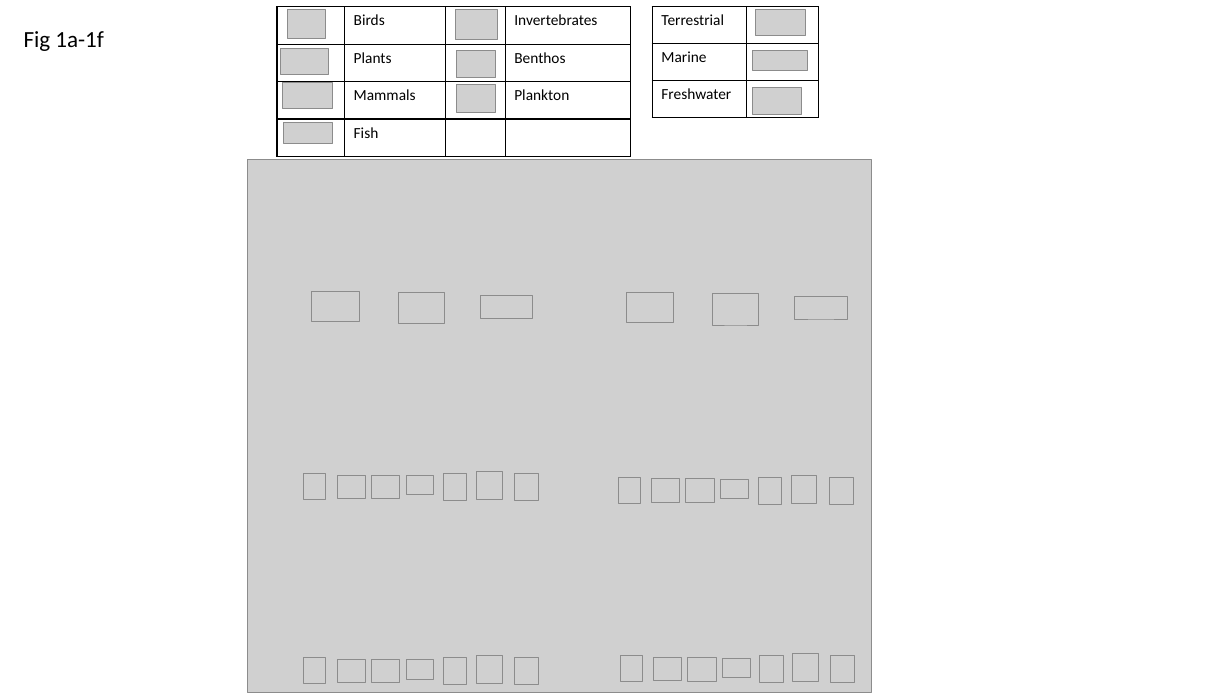
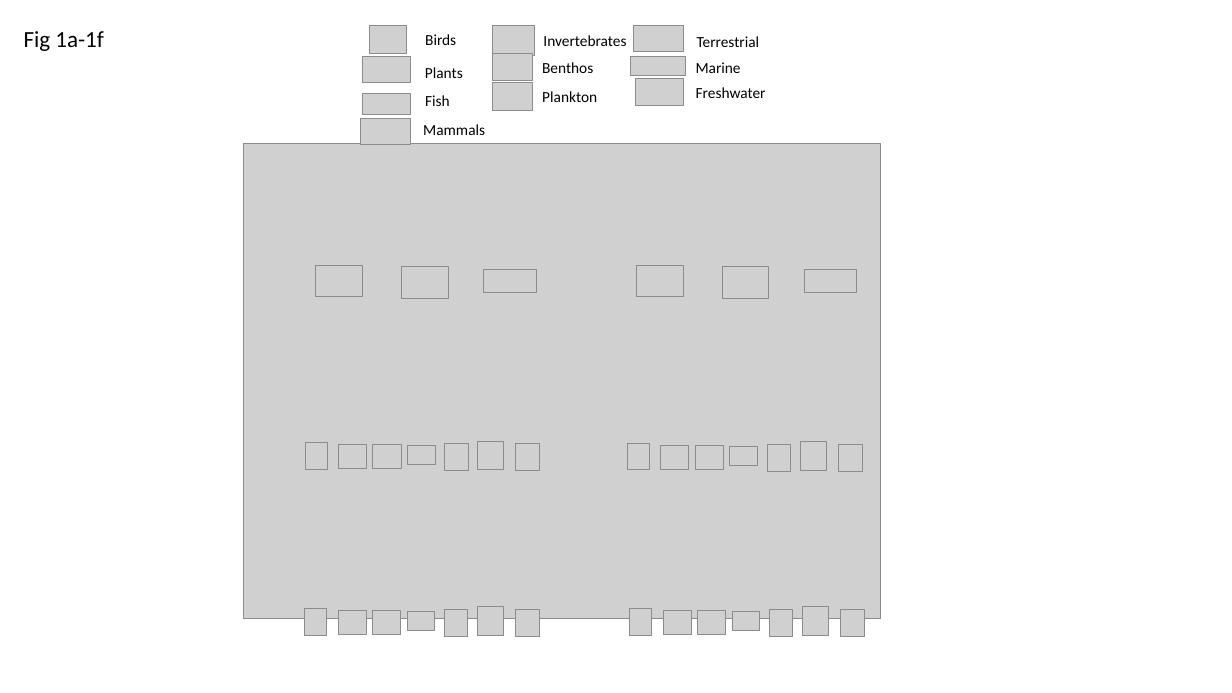
Before and after one commit to hurlbertlab/core-transient, a slide deck: slide 3 of output/plots/all_figs_with_legends.pptx. Drawn at 1232x693 pixels with LibreOffice and Linux fonts; fonts in the diff are those of the drawing; grey boxes stand for pictures. Boxes give left, top, right and bottom in pixels: in the first picture for what was removed or moved away, otherwise in the second. Text is boxed around its words. In the diff, an @@ line names an element or a change of style, - is before the commit and + after.

```diff
--- a/output/plots/all_figs_with_legends.pptx
+++ b/output/plots/all_figs_with_legends.pptx
@@ table removed at bbox=[277, 6, 630, 154], 4 rows, 4 columns @@
- | Birds |  | Invertebrates
- | Plants |  | Benthos
- | Mammals |  | Plankton
- | Fish |  | 
@@ picture: place and size @@
-picture at bbox=[287, 10, 325, 39]
+picture at bbox=[369, 26, 407, 55]
@@ picture: place and size @@
-picture at bbox=[456, 9, 497, 40]
+picture at bbox=[493, 26, 534, 56]
@@ picture: place and size @@
-picture at bbox=[756, 9, 806, 35]
+picture at bbox=[634, 26, 684, 52]
@@ table removed at bbox=[653, 6, 819, 117], 3 rows, 2 columns @@
-Terrestrial | 
-Marine | 
-Freshwater | 
@@ picture: place and size @@
-picture at bbox=[281, 49, 329, 74]
+picture at bbox=[362, 57, 410, 82]
@@ text added at bbox=[425, 34, 456, 45], 12 pt, text #000000 @@
+Birds
@@ picture: place and size @@
-picture at bbox=[457, 51, 496, 78]
+picture at bbox=[493, 54, 532, 80]
@@ text added at bbox=[543, 35, 626, 46], 12 pt, text #000000 @@
+Invertebrates
@@ picture: place and size @@
-picture at bbox=[753, 51, 809, 70]
+picture at bbox=[631, 56, 687, 76]
@@ text added at bbox=[697, 36, 760, 47], 12 pt, text #000000 @@
+Terrestrial
@@ text added at bbox=[425, 67, 463, 78], 12 pt, text #000000 @@
+Plants
@@ picture: place and size @@
-picture at bbox=[457, 84, 496, 112]
+picture at bbox=[493, 82, 532, 110]
@@ text added at bbox=[542, 62, 593, 73], 12 pt, text #000000 @@
+Benthos
@@ picture: place and size @@
-picture at bbox=[753, 88, 801, 115]
+picture at bbox=[635, 79, 683, 105]
@@ text added at bbox=[696, 62, 741, 73], 12 pt, text #000000 @@
+Marine
@@ text added at bbox=[696, 87, 766, 98], 12 pt, text #000000 @@
+Freshwater
@@ picture: place and size @@
-picture at bbox=[283, 83, 333, 109]
+picture at bbox=[360, 118, 410, 144]
@@ picture: place and size @@
-picture at bbox=[284, 123, 332, 144]
+picture at bbox=[362, 94, 410, 116]
@@ text added at bbox=[425, 95, 450, 106], 12 pt, text #000000 @@
+Fish
@@ text added at bbox=[542, 91, 597, 102], 12 pt, text #000000 @@
+Plankton
@@ picture: place and size @@
-picture at bbox=[248, 160, 872, 693]
+picture at bbox=[244, 144, 881, 619]
@@ text added at bbox=[423, 124, 485, 135], 12 pt, text #000000 @@
+Mammals
@@ 3 pictures: place and size @@
-3 pictures at bbox=[312, 291, 533, 323]
+3 pictures at bbox=[316, 266, 537, 299]
@@ 3 pictures: place and size @@
-3 pictures at bbox=[627, 292, 848, 324]
+3 pictures at bbox=[636, 266, 858, 299]
@@ 7 pictures: place and size @@
-7 pictures at bbox=[304, 471, 539, 500]
+7 pictures at bbox=[305, 441, 540, 470]
@@ 5 pictures: place and size @@
-5 pictures at bbox=[619, 475, 817, 504]
+5 pictures at bbox=[628, 442, 826, 470]
@@ picture: place and size @@
-picture at bbox=[758, 477, 781, 504]
+picture at bbox=[767, 445, 790, 471]
@@ picture: place and size @@
-picture at bbox=[829, 477, 853, 504]
+picture at bbox=[838, 445, 862, 471]
@@ 7 pictures: place and size @@
-7 pictures at bbox=[304, 655, 539, 685]
+7 pictures at bbox=[305, 607, 540, 636]
@@ 7 pictures: place and size @@
-7 pictures at bbox=[620, 653, 855, 683]
+7 pictures at bbox=[630, 607, 865, 636]
```
Also in this commit, not shown: 2 other slides changed, 15 other files.
